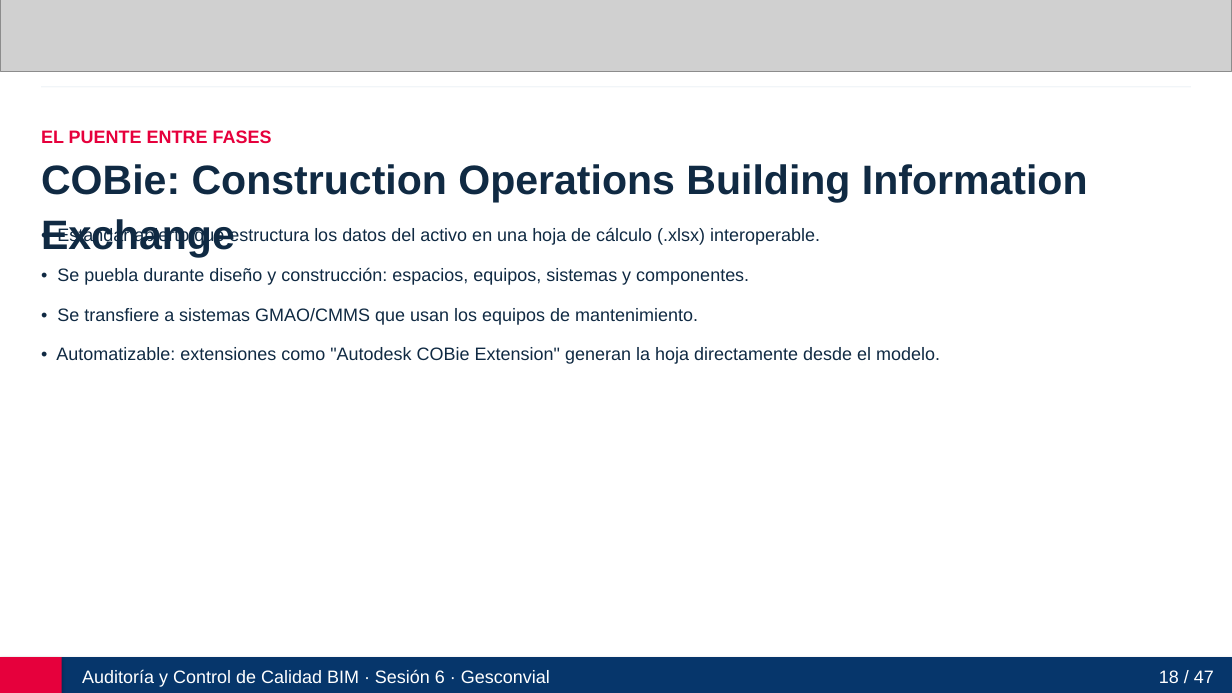
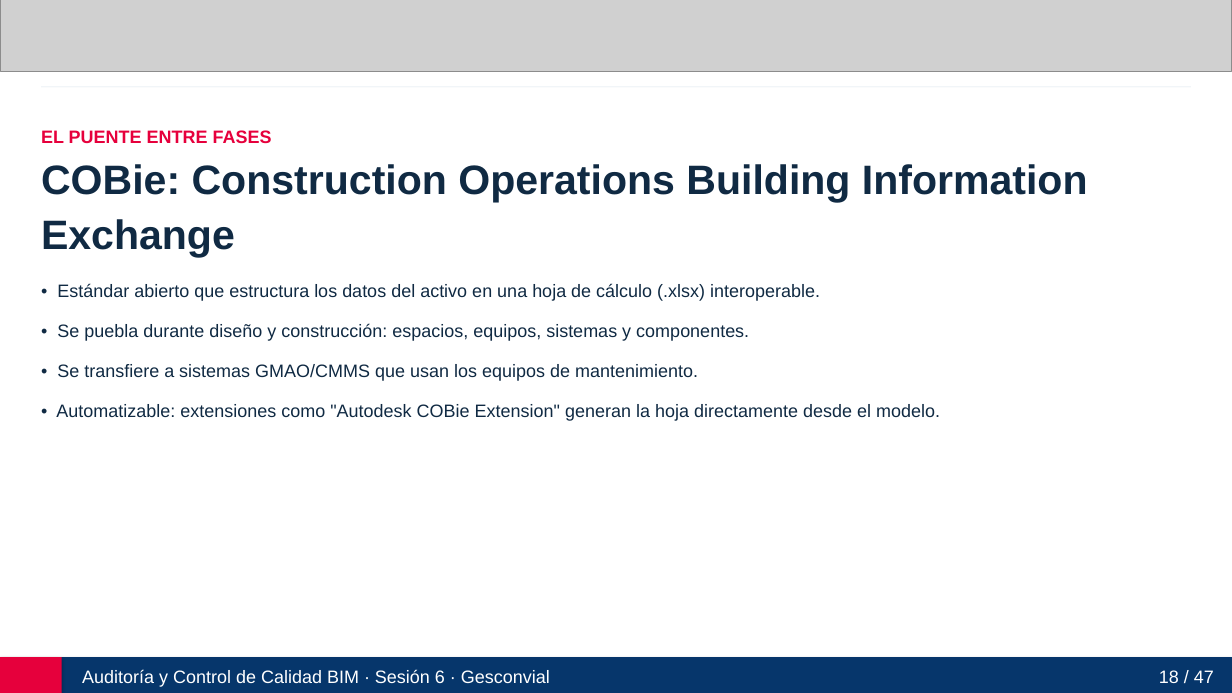
Before and after one commit to manuelzv150-art/auditoria-control-calidad-bim-gesconvial, a slide deck: slide 18 of Auditoria_y_Control_de_Calidad_BIM_Gesconvial_Sesion6.pptx. Drawn at 1232x693 pixels with LibreOffice and Linux fonts; fonts in the diff are those of the drawing; grey boxes stand for pictures. Boxes give left, top, right and bottom in pixels: in the first picture for what was removed or moved away, otherwise in the second. Text is boxed around its words. In the diff, an @@ line names an element or a change of style, - is before the commit and + after.

```diff
--- a/Auditoria_y_Control_de_Calidad_BIM_Gesconvial_Sesion6.pptx
+++ b/Auditoria_y_Control_de_Calidad_BIM_Gesconvial_Sesion6.pptx
@@ text "• Estándar abierto que estructura ...": place and size @@
-text "• Estándar abierto que estructura ..." at box(56, 227, 940, 364)
+text "• Estándar abierto que estructura ..." at box(56, 283, 940, 421)
```
Also in this commit, not shown: 13 other slides changed, 14 other files.
